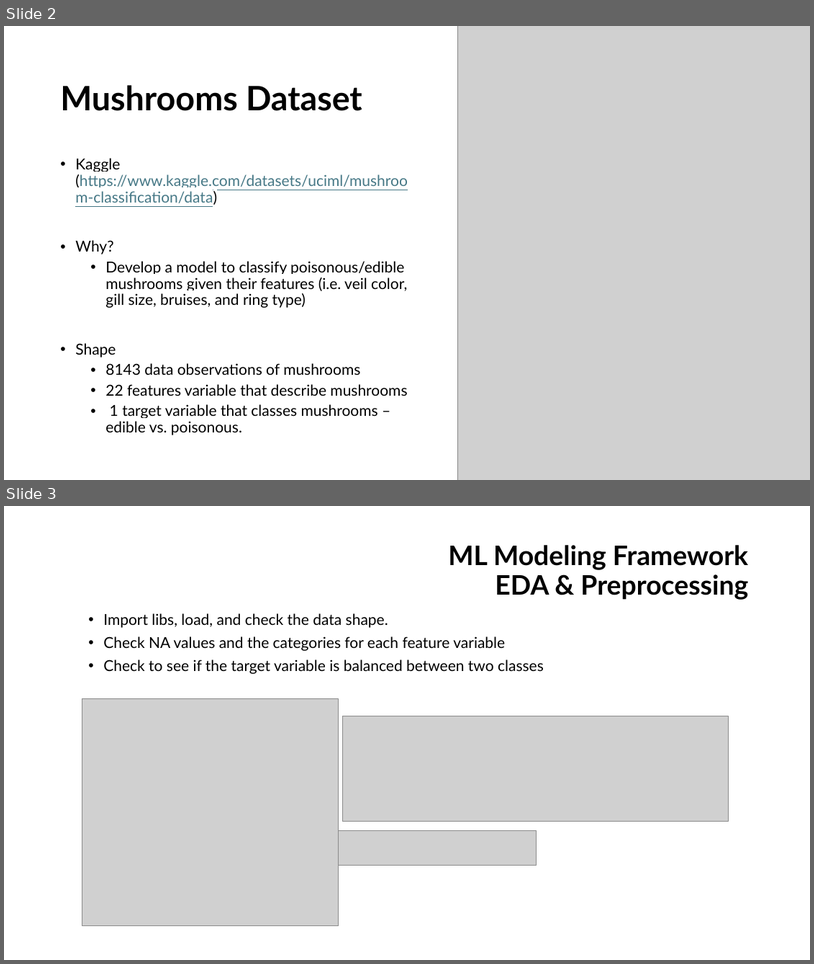
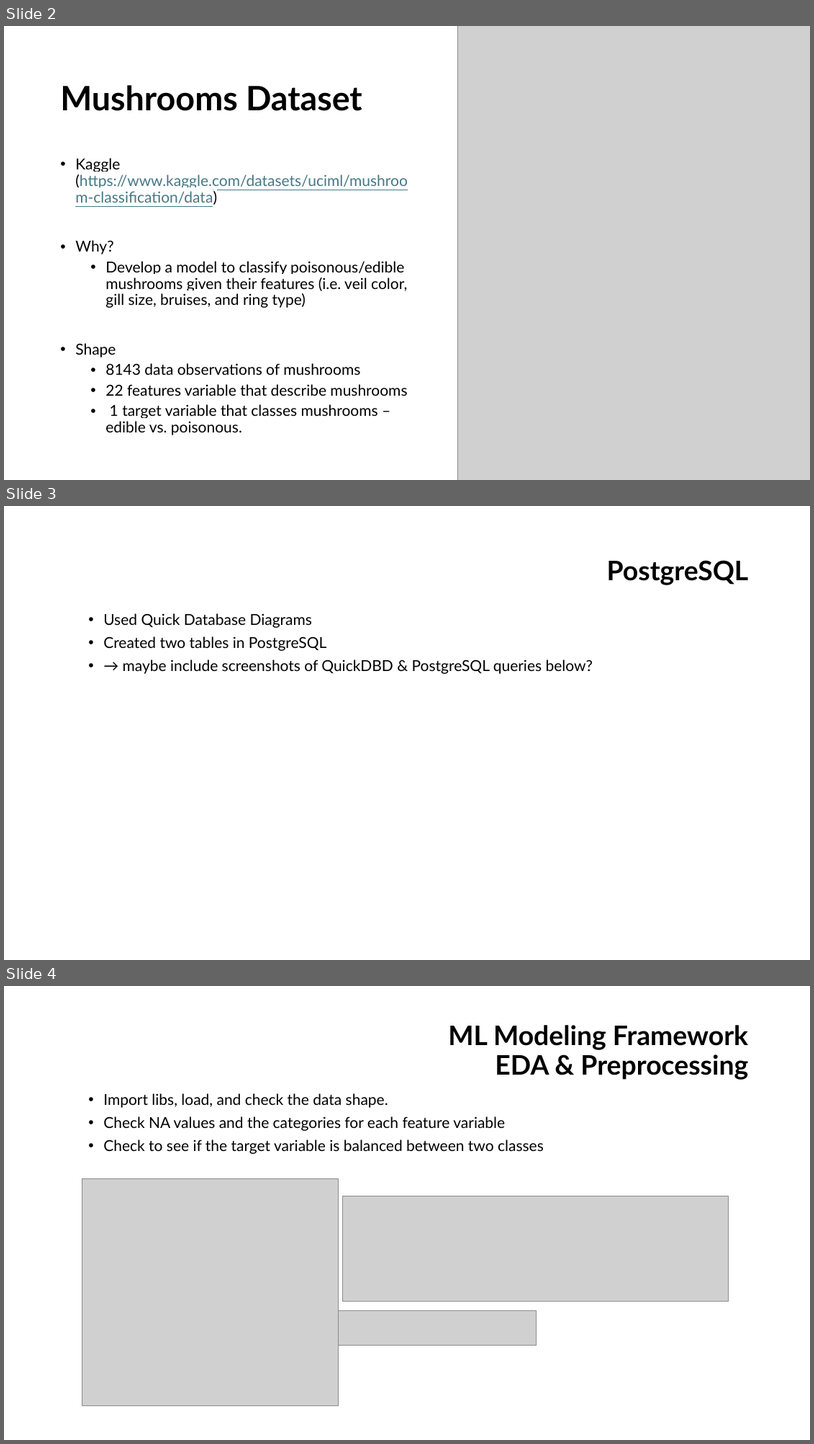
Before and after one commit to mjhihi/project4_team1, a slide deck: Mushroom Classification.pptx. Shown one above the other, each under a label of ours: slides 2 and 3 before the commit, slides 2, 3 and 4 after it. The pictures are 814x964 and 814x1444 pixels, drawn with LibreOffice and Linux fonts; fonts in the diff are those of the drawing; grey boxes stand for pictures. Boxes give left, top, right and bottom in pixels: in the first picture for what was removed or moved away, otherwise in the second. Text is boxed around its words. In the diff, an @@ line names an element or a change of style, - is before the commit and + after.

```diff
--- a/Mushroom Classification.pptx
+++ b/Mushroom Classification.pptx
@@ slide 3 added at bbox=[4, 506, 810, 960], background #FFFFFF @@
@@ title added at bbox=[607, 560, 749, 585], 32 pt, text #000000, bold @@
+PostgreSQL
@@ text added at bbox=[103, 613, 593, 674], 18 pt, text #000000 @@
+• Used Quick Database Diagrams
+• Created two tables in PostgreSQL
+• → maybe include screenshots of QuickDBD & PostgreSQL queries below?
@@ what was slide 3 is now slide 4 @@
```
Also in this commit, not shown: 1 other slide added.
